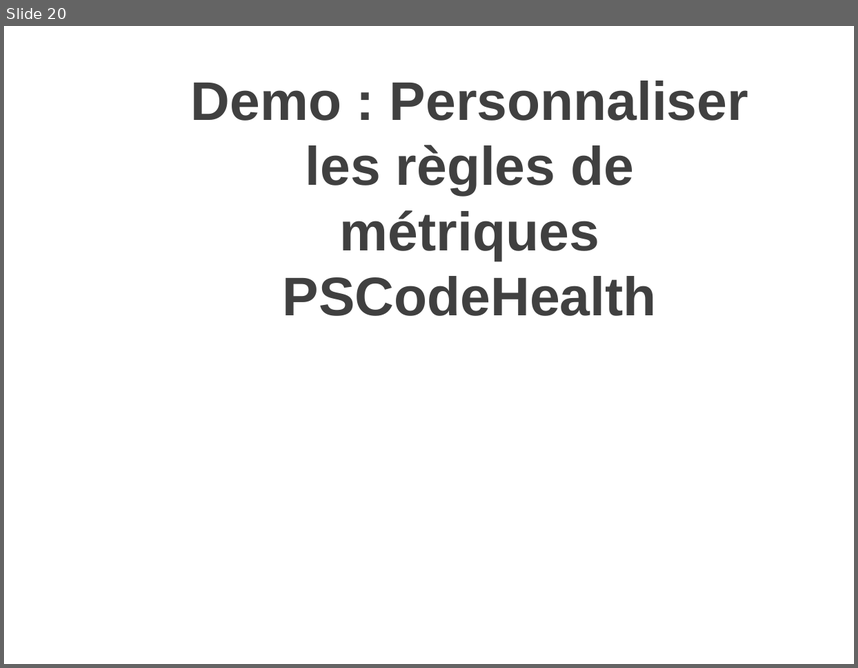
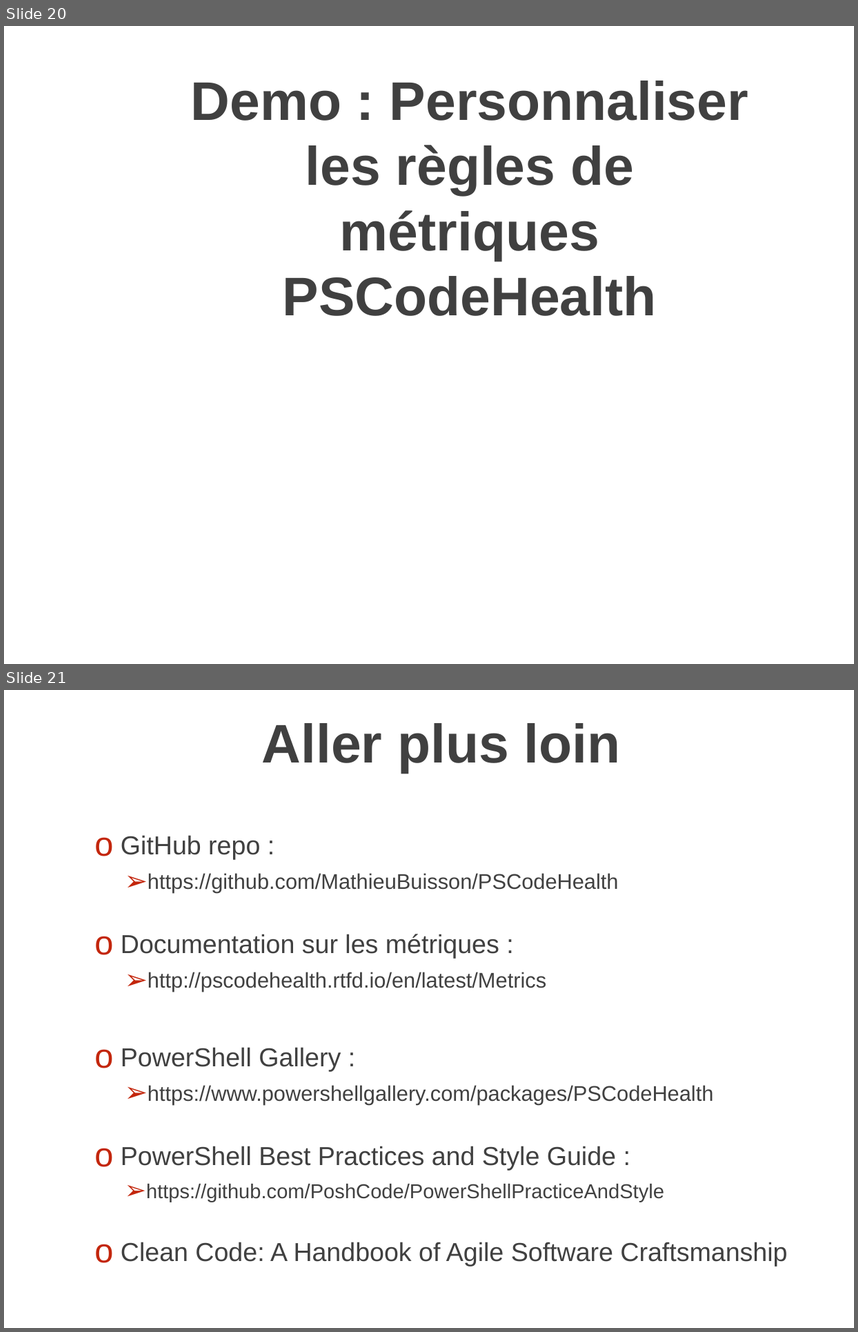
Before and after one commit to MathieuBuisson/FrPSUG-PSCodeHealth, a slide deck: Qualite de code et PSCodeHealth.pptx. Shown one above the other, each under a label of ours: slide 20 before the commit, slides 20 and 21 after it. The pictures are 858x668 and 858x1332 pixels, drawn with LibreOffice and Linux fonts; fonts in the diff are those of the drawing; background and template pictures are left out. Boxes give left, top, right and bottom in pixels: in the first picture for what was removed or moved away, otherwise in the second. Text is boxed around its words. In the diff, an @@ line names an element or a change of style, - is before the commit and + after.

Commit message:
Finish slides

```diff
--- a/Qualite de code et PSCodeHealth.pptx
+++ b/Qualite de code et PSCodeHealth.pptx
@@ slide 21 added at (x1=4, y1=690, x2=854, y2=1328), background picture (left out) @@
@@ title added at (x1=262, y1=723, x2=621, y2=773), 46 pt, text gradient #000000 to #404040 to #212745, bold @@
+Aller plus loin
@@ text added at (x1=121, y1=835, x2=787, y2=1265), 18 pt, text #404040 @@
+o GitHub repo :
+  ➢ https://github.com/MathieuBuisson/PSCodeHealth
+o Documentation sur les métriques :
+  ➢ http://pscodehealth.rtfd.io/en/latest/Metrics
+o PowerShell Gallery :
+  ➢ https://www.powershellgallery.com/packages/PSCodeHealth
+o PowerShell Best Practices and Style Guide :
+  ➢ https://github.com/PoshCode/PowerShellPracticeAndStyle
+o Clean Code: A Handbook of Agile Software Craftsmanship
```
Also in this commit, not shown: 1 other slide added.
